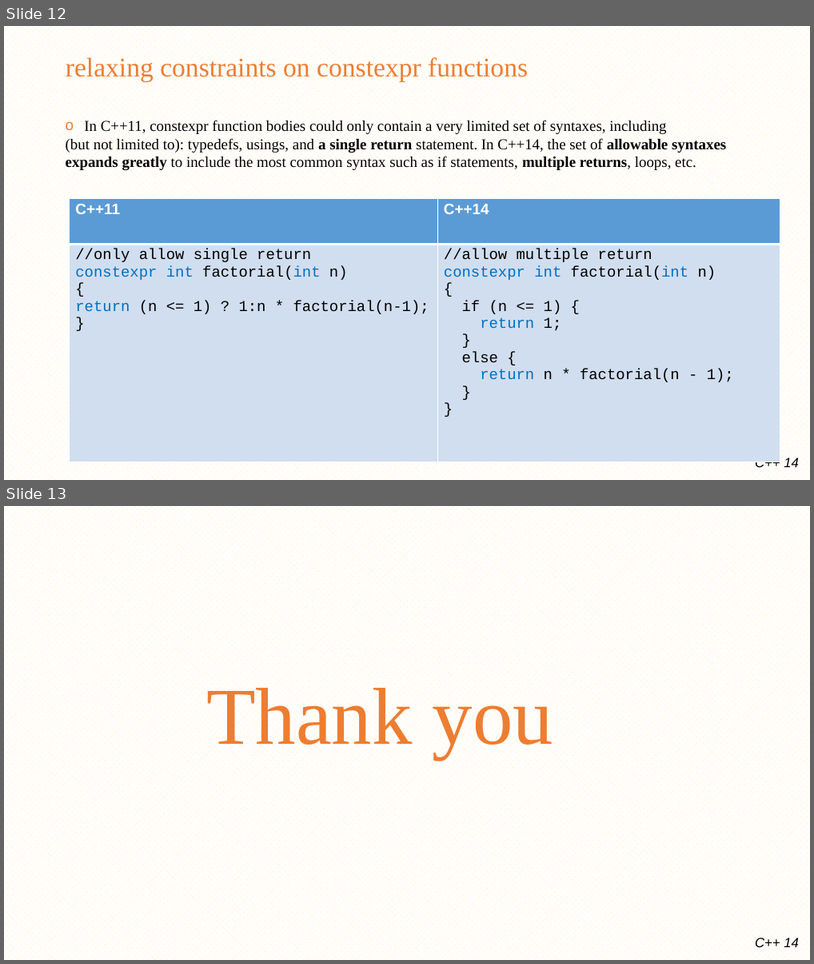
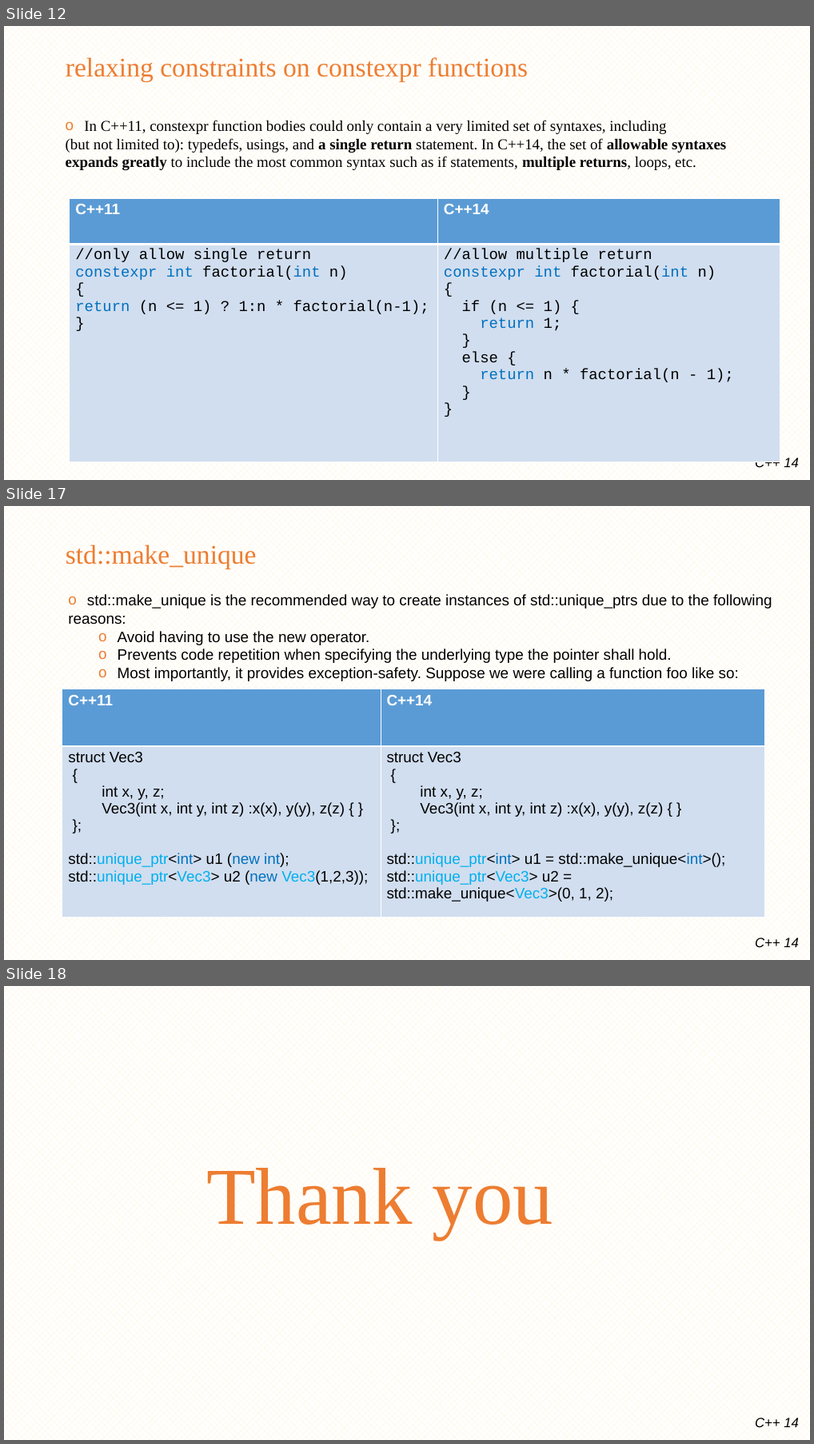
Before and after one commit to minhthedt/hello-world, a slide deck: Training/LG_Training_C++14.pptx. Shown one above the other, each under a label of ours: slides 12 and 13 before the commit, slides 12, 17 and 18 after it; the slides between them are not shown. The pictures are 814x964 and 814x1444 pixels, drawn with LibreOffice and Linux fonts; fonts in the diff are those of the drawing; background and template pictures are left out. Boxes give left, top, right and bottom in pixels: in the first picture for what was removed or moved away, otherwise in the second. Text is boxed around its words. In the diff, an @@ line names an element or a change of style, - is before the commit and + after.

```diff
--- a/Training/LG_Training_C++14.pptx
+++ b/Training/LG_Training_C++14.pptx
@@ slide 17 added at bbox=[4, 506, 810, 960], background pattern #FFF2CC on #FFFFFF; not listed: 1 template element that a slide beside it also shows @@
@@ title added at bbox=[66, 544, 257, 568], 32 pt, text #ED7D31 @@
+std::make_unique
@@ text added at bbox=[68, 594, 773, 681], 18 pt, text #000000 @@
+o std::make_unique is the recommended way to create instances of std::unique_ptrs due to the following
+reasons:
+  o Avoid having to use the new operator.
+  o Prevents code repetition when specifying the underlying type the pointer shall hold.
+  o Most importantly, it provides exception-safety. Suppose we were calling a function foo like so:
@@ table added at bbox=[62, 688, 766, 917], 2 rows, 2 columns @@
+C++11 | C++14
+struct Vec3 / { / int x, y, z; / Vec3(int x, int y, int z) :x(x), y(y), z(z) { } / }; / std::unique_ptr<int> u1 (new int); / std::unique_ptr<Vec3> u2 (new Vec3(1,2,3)); | struct Vec3 / { / int x, y, z; / Vec3(int x, int y, int z) :x(x), y(y), z(z) { } / }; / std::unique_ptr<int> u1 = std::make_unique<int>(); / std::unique_ptr<Vec3> u2 = std::make_unique<Vec3>(0, 1, 2);
@@ what was slide 13 is now slide 18 @@
```
Also in this commit, not shown: 4 other slides added, 6 other files.
